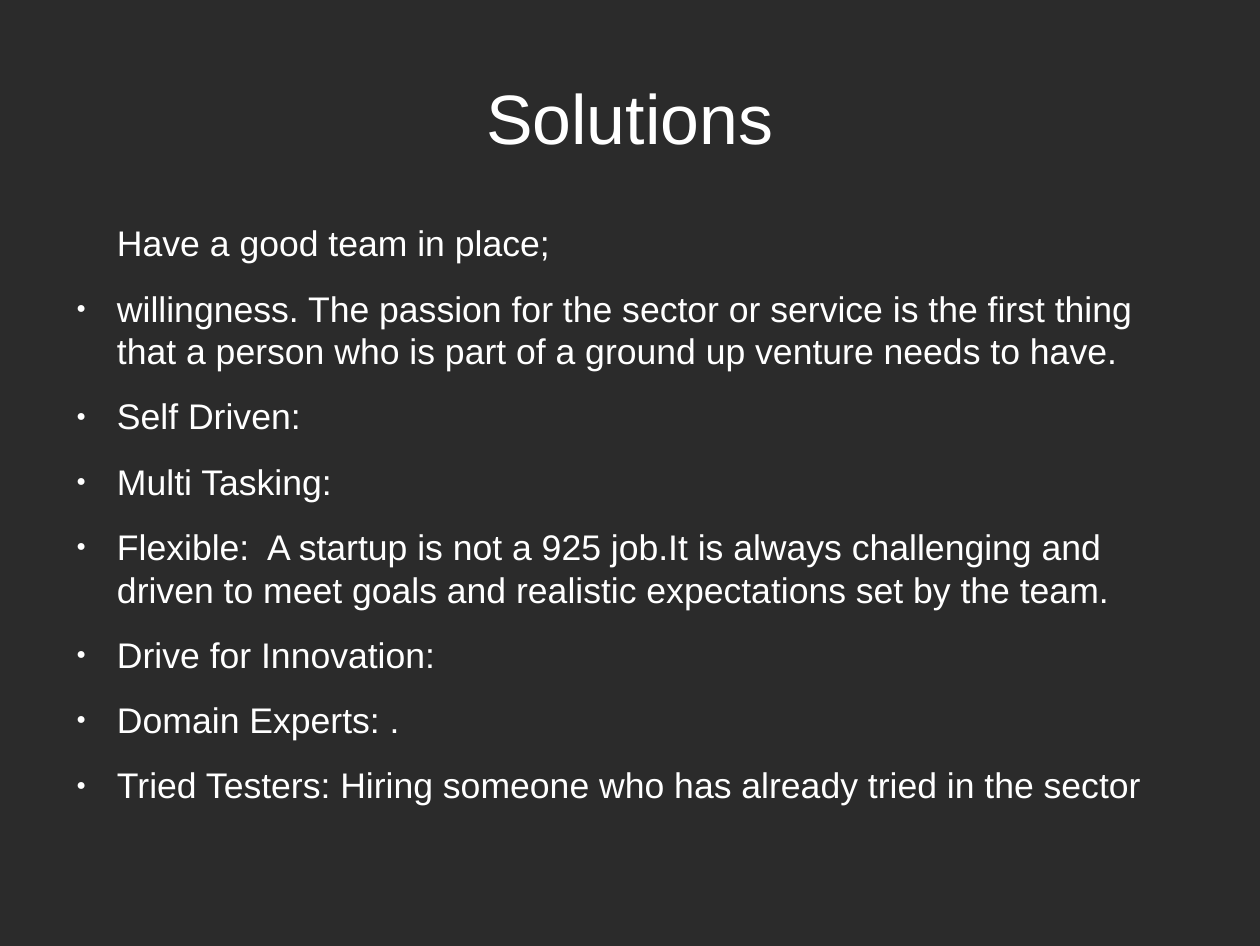
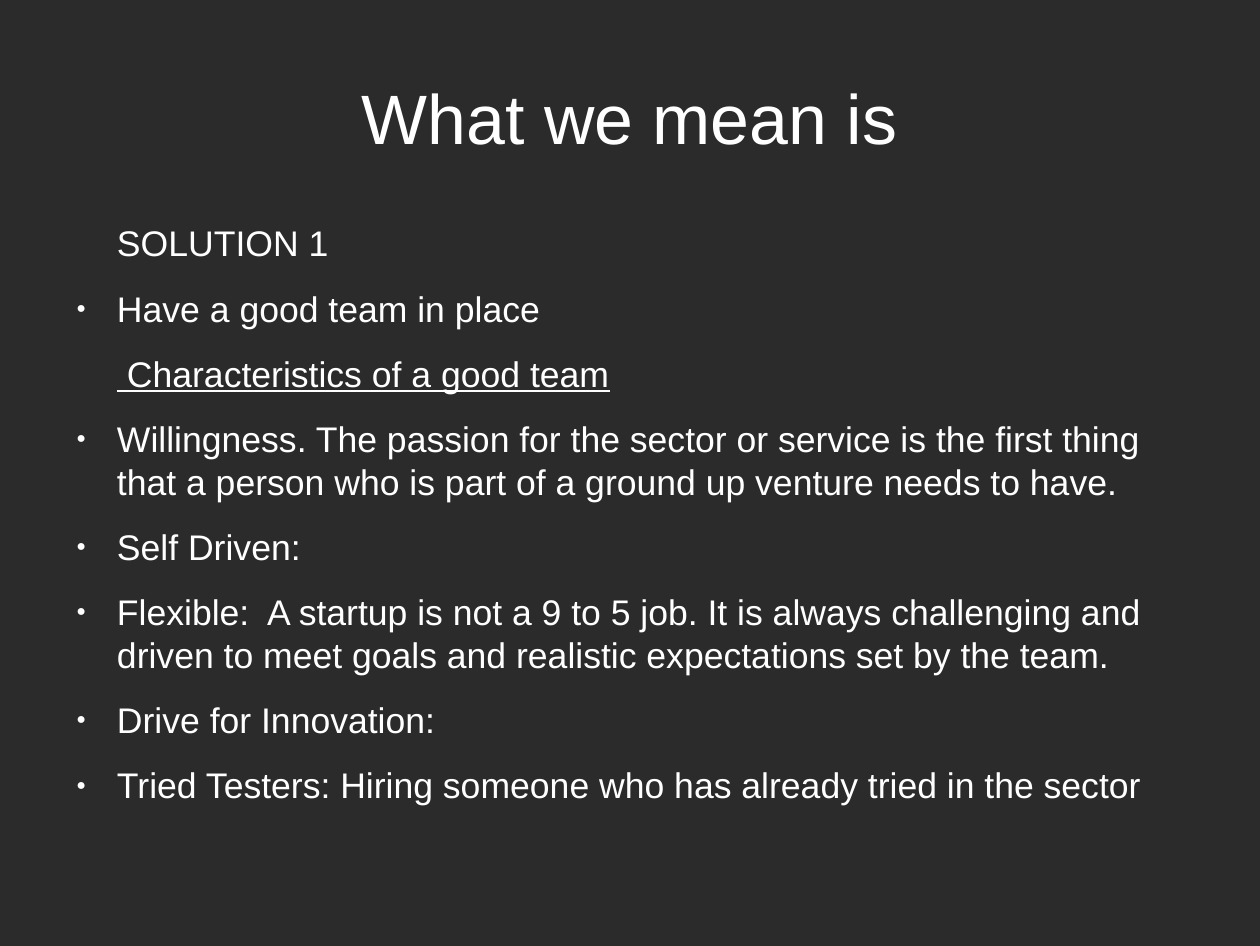
Before and after one commit to gitalry/Yusudd, a slide deck: slide 6 of about startups.odp. Drawn at 1260x946 pixels with LibreOffice and Linux fonts; fonts in the diff are those of the drawing; background and template pictures are left out; a plain dark background stands for a picture behind light text. Boxes give left, top, right and bottom in pixels: in the first picture for what was removed or moved away, otherwise in the second. Text is boxed around its words. In the diff, an @@ line names an element or a change of style, - is before the commit and + after.

```diff
--- a/about startups.odp
+++ b/about startups.odp
@@ title at (362, 93, 897, 145): text changed @@
-Solutions
+What we mean is
@@ text at (117, 231, 1139, 502): text changed @@
-Have a good team in place;
-● willingness. The passion for the sector or service is the first thing that a person who is part of a ground up venture needs to have.
+SOLUTION 1
+● Have a good team in place
+Characteristics of a good team
+● Willingness. The passion for the sector or service is the first thing that a person who is part of a ground up venture needs to have.
@@ text at (117, 599, 1140, 675): text changed @@
-● Multi Tasking:
-● Flexible: A startup is not a 925 job.It is always challenging and driven to meet goals and realistic expectations set by the team.
+● Flexible: A startup is not a 9 to 5 job. It is always challenging and driven to meet goals and realistic expectations set by the team.
@@ text at (117, 707, 379, 740): paragraph removed @@
-● Domain Experts: .
```
Also in this commit, not shown: 1 other slide changed, 6 slides added, 1 slide removed, 1 other file.
